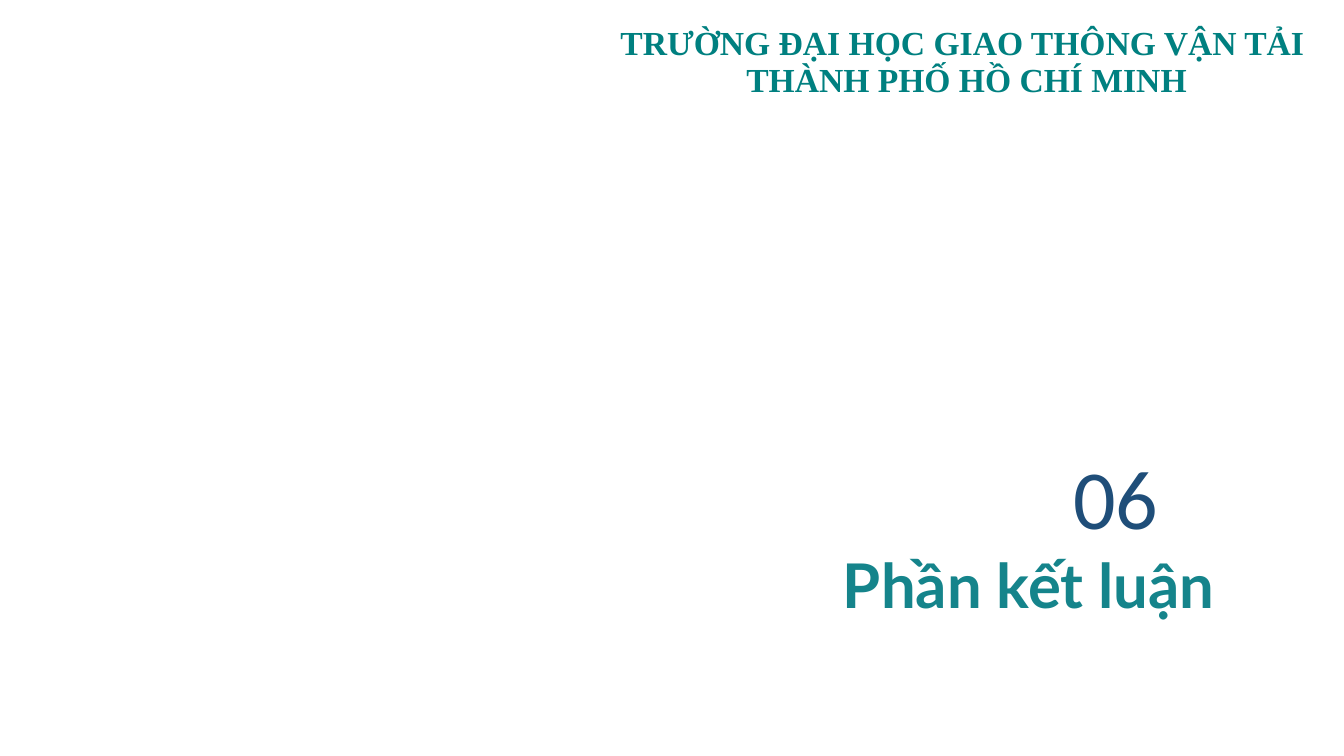
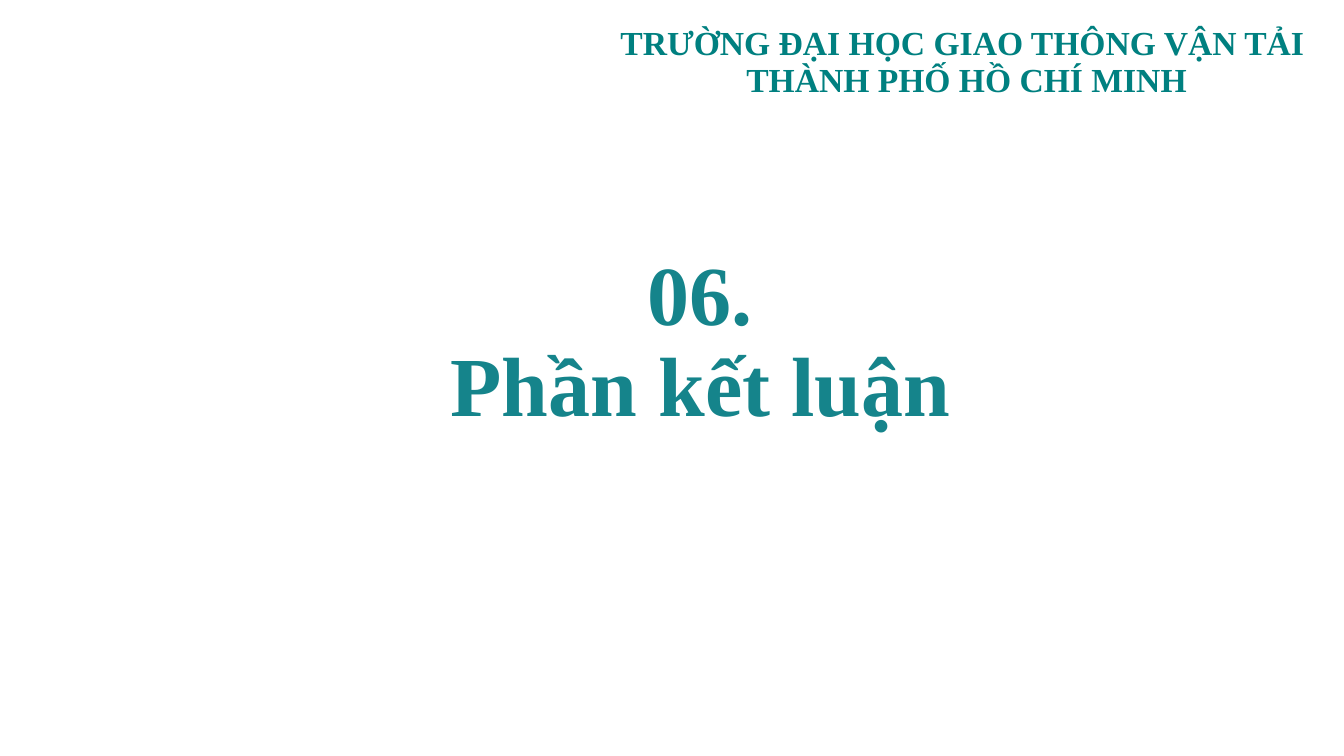
Before and after one commit to tkimngan040/OS_Group08_OS_SCH_04, a slide deck: slide 18 of PPTX/OS_SCH_04_GROUP08.pptx (slide 19 before the commit). Drawn at 1344x756 pixels with LibreOffice and Linux fonts; fonts in the diff are those of the drawing; background and template pictures are left out. Boxes give left, top, right and bottom in pixels: in the first picture for what was removed or moved away, otherwise in the second. Text is boxed around its words. In the diff, an @@ line names an element or a change of style, - is before the commit and + after.

```diff
--- a/PPTX/OS_SCH_04_GROUP08.pptx
+++ b/PPTX/OS_SCH_04_GROUP08.pptx
@@ title at (451,269,950,431): text changed; size 44 to 60 pt; font Lato to Times New Roman @@
-Phần kết luận
+06.
+Phần kết luận
@@ text removed at (1073,472,1158,530) @@
-06
```
Also in this commit, not shown: 17 other slides changed, 1 slide removed, 2 other files.
